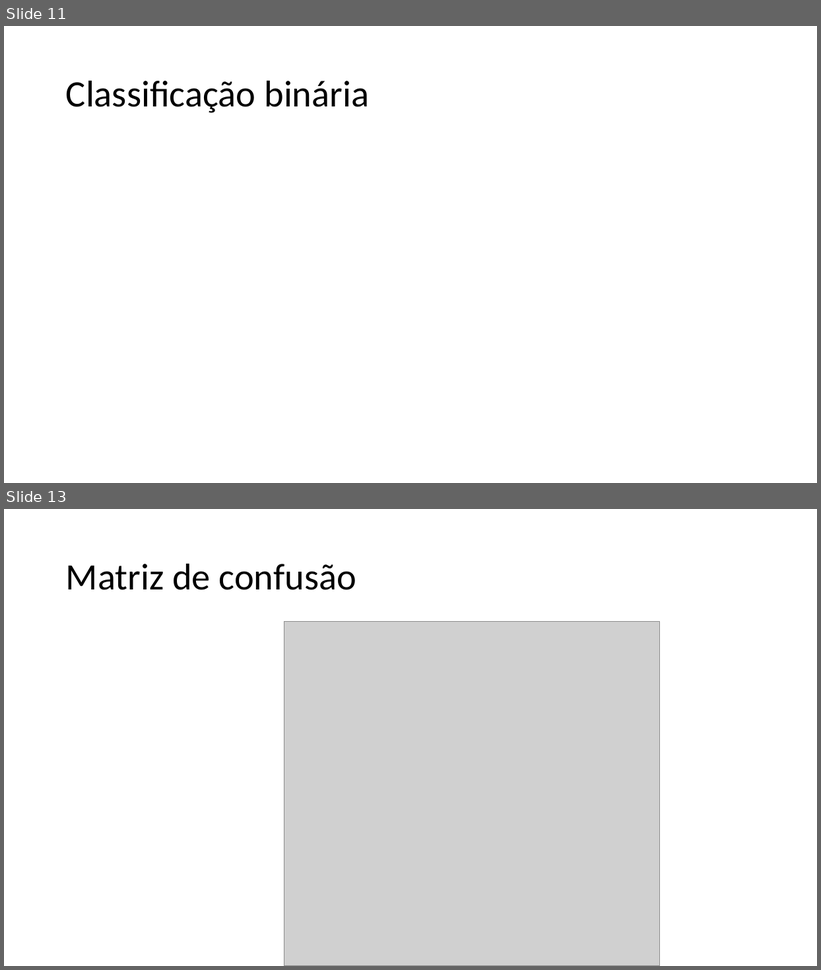
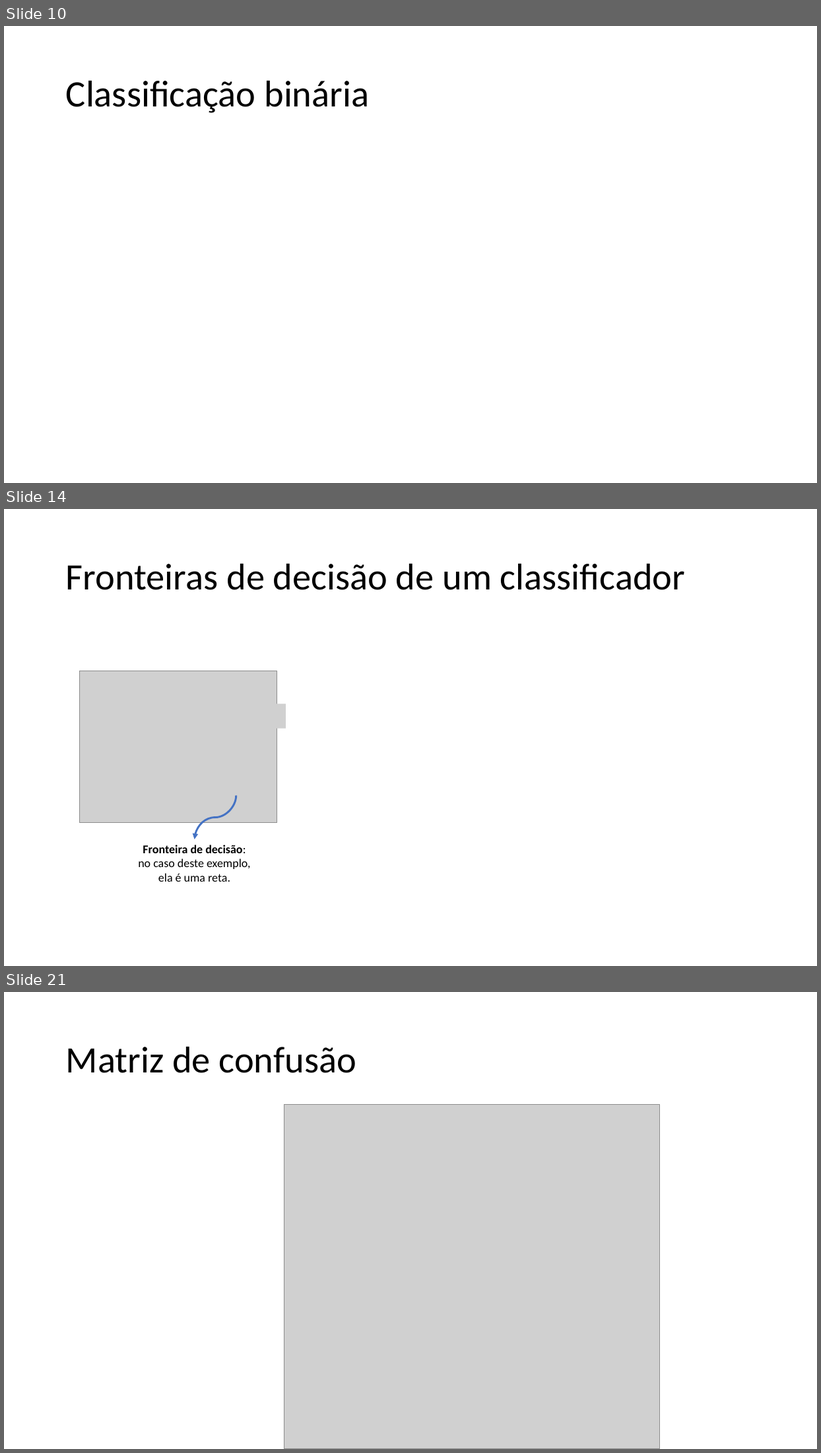
Before and after one commit to zz4fap/c24_inteligencia_artificial, a slide deck: slides/C24_Classificação.pptx. Shown one above the other, each under a label of ours: slides 11 and 13 before the commit, slides 10, 14 and 21 after it; the slides between them are not shown. The pictures are 821x970 and 821x1453 pixels, drawn with LibreOffice and Linux fonts; fonts in the diff are those of the drawing; grey boxes stand for pictures. Boxes give left, top, right and bottom in pixels: in the first picture for what was removed or moved away, otherwise in the second. Text is boxed around its words. In the diff, an @@ line names an element or a change of style, - is before the commit and + after.

```diff
--- a/slides/C24_Classificação.pptx
+++ b/slides/C24_Classificação.pptx
@@ slide 14 added at [4,509,817,966], background #FFFFFF @@
@@ title added at [66,563,685,590], 44 pt, text #000000 @@
+Fronteiras de decisão de um classificador
@@ group added at [80,671,286,882]: 2 pictures, 1 text, 1 curved arrow @@
+Fronteira de decisão: no caso deste exemplo, ela é uma reta.
@@ what was slide 11 is now slide 10 @@
@@ what was slide 13 is now slide 21 @@
```
Also in this commit, not shown: 8 other slides added, 1 slide removed.
